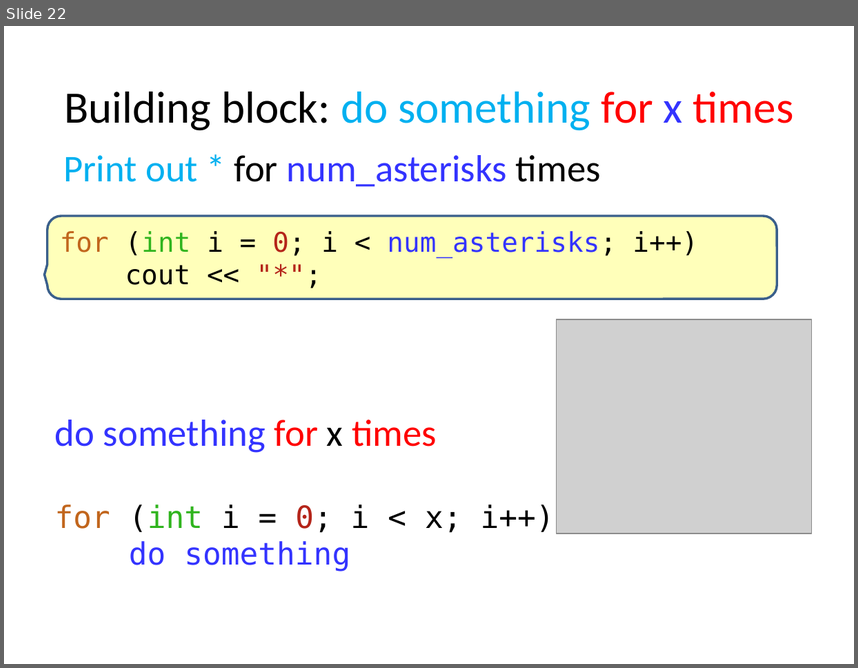
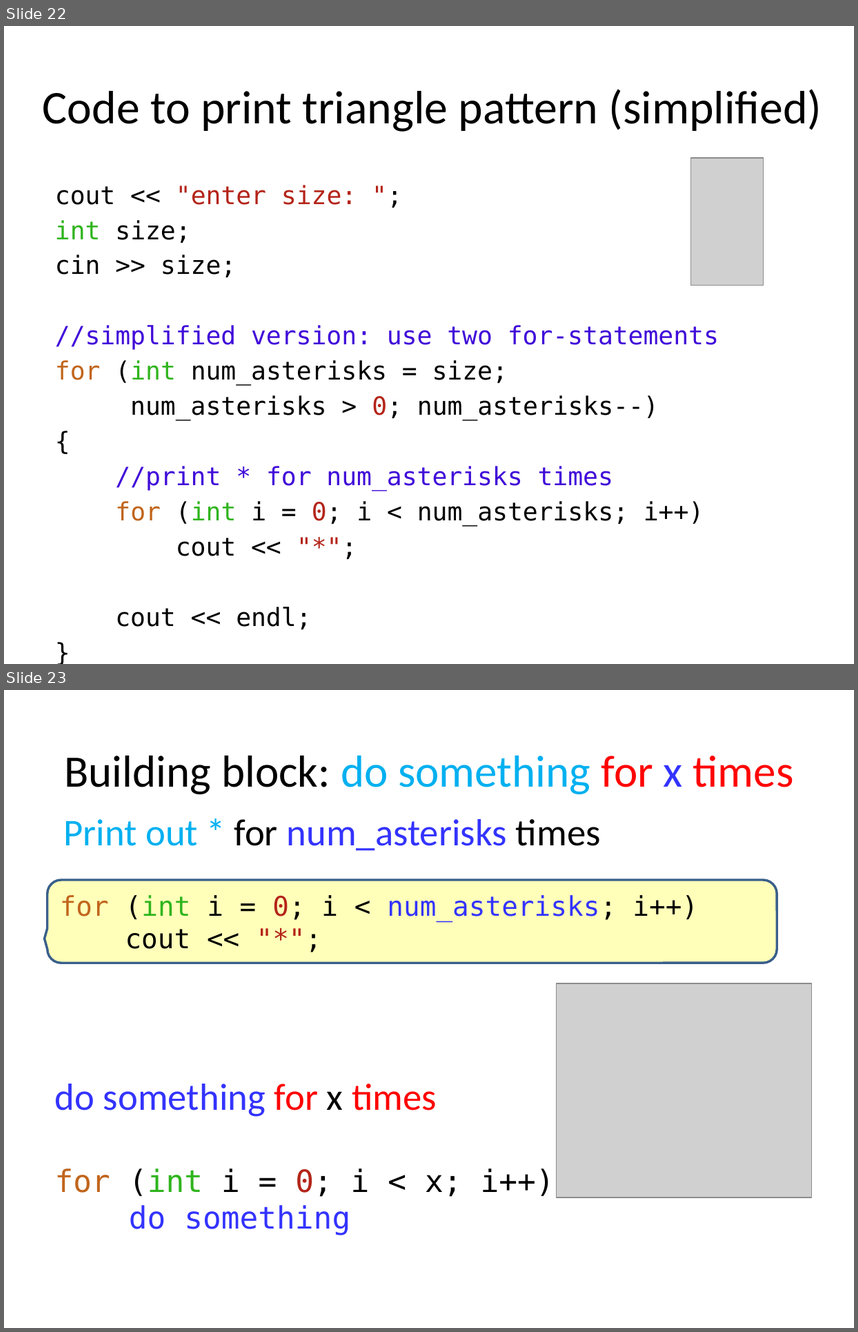
Before and after one commit to tong-yee/tong-yee.github.io, a slide deck: 135/slides/ch04/asterisk_pattern.pptx. Shown one above the other, each under a label of ours: slide 22 before the commit, slides 22 and 23 after it. The pictures are 858x668 and 858x1332 pixels, drawn with LibreOffice and Linux fonts; fonts in the diff are those of the drawing; grey boxes stand for pictures. Boxes give left, top, right and bottom in pixels: in the first picture for what was removed or moved away, otherwise in the second. Text is boxed around its words. In the diff, an @@ line names an element or a change of style, - is before the commit and + after.

```diff
--- a/135/slides/ch04/asterisk_pattern.pptx
+++ b/135/slides/ch04/asterisk_pattern.pptx
@@ slide 22 added at <box>4,26,854,664</box>, background #FFFFFF @@
@@ title added at <box>43,89,822,132</box>, 39.6 pt, text #000000 @@
+Code to print triangle pattern (simplified)
@@ picture added at <box>691,158,763,285</box> @@
@@ text added at <box>55,185,719,556</box>, 21.2 pt, text #000000 @@
+cout << "enter size: ";
+int size;
+cin >> size;
+//simplified version: use two for-statements
+for (int num_asterisks = size;
+num_asterisks > 0; num_asterisks--)
+{
+//print * for num_asterisks times
+for (int i = 0; i < num_asterisks; i++)
+cout << "*";
+cout << endl;
+}
@@ what was slide 22 is now slide 23 @@
```
Also in this commit, not shown: 12 slides changed, 5 other slides added, 2 slides removed, 24 other files.
